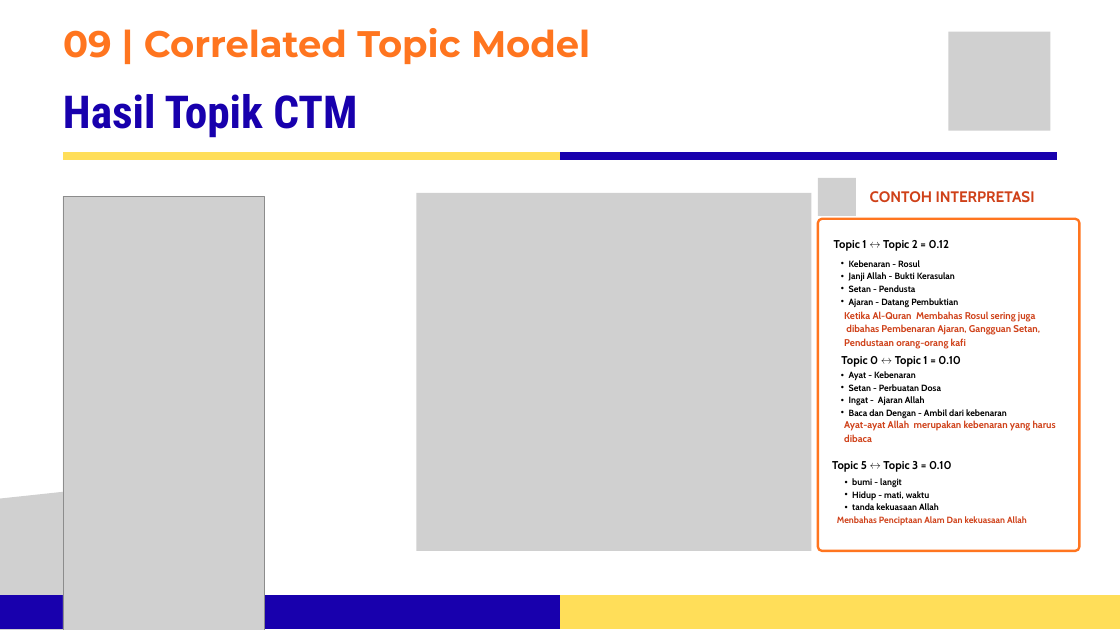
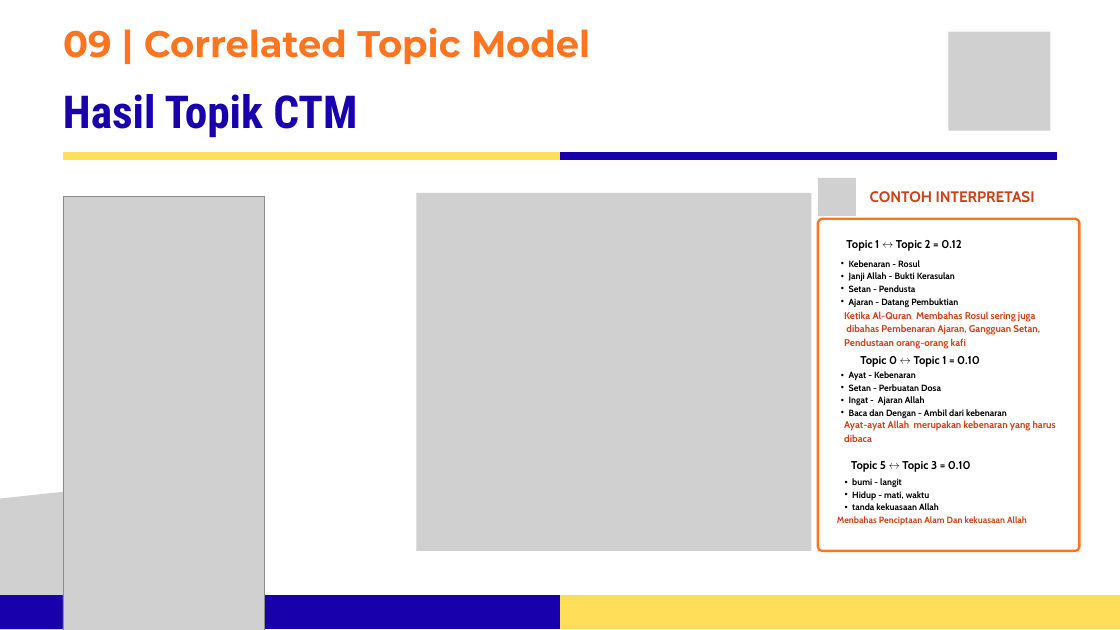
Before and after one commit to ridwan-bvk/karya-ilmiah-master, a slide deck: slide 12 of FINAL PRESENTASI ASEP RIDWAN HIDAYAT.pptx (slide 11 before the commit). Drawn at 1120x630 pixels with LibreOffice and Linux fonts; fonts in the diff are those of the drawing; grey boxes stand for pictures. Boxes give left, top, right and bottom in pixels: in the first picture for what was removed or moved away, otherwise in the second. Text is boxed around its words. In the diff, an @@ line names an element or a change of style, - is before the commit and + after.

```diff
--- a/FINAL PRESENTASI ASEP RIDWAN HIDAYAT.pptx
+++ b/FINAL PRESENTASI ASEP RIDWAN HIDAYAT.pptx
@@ text "Topic 1 ↔ Topic 2 ...": place and size @@
-text "Topic 1 ↔ Topic 2 ..." at [834, 240, 950, 251]
+text "Topic 1 ↔ Topic 2 ..." at [846, 240, 962, 251]
@@ text "Topic 0 ↔ Topic 1 ...": place and size @@
-text "Topic 0 ↔ Topic 1 ..." at [841, 356, 961, 367]
+text "Topic 0 ↔ Topic 1 ..." at [860, 356, 980, 367]
@@ text "Topic 5 ↔ Topic 3 ...": place and size @@
-text "Topic 5 ↔ Topic 3 ..." at [832, 461, 952, 472]
+text "Topic 5 ↔ Topic 3 ..." at [851, 461, 971, 472]
```
Also in this commit, not shown: 3 other slides changed, 5 slides added, 2 other files.
